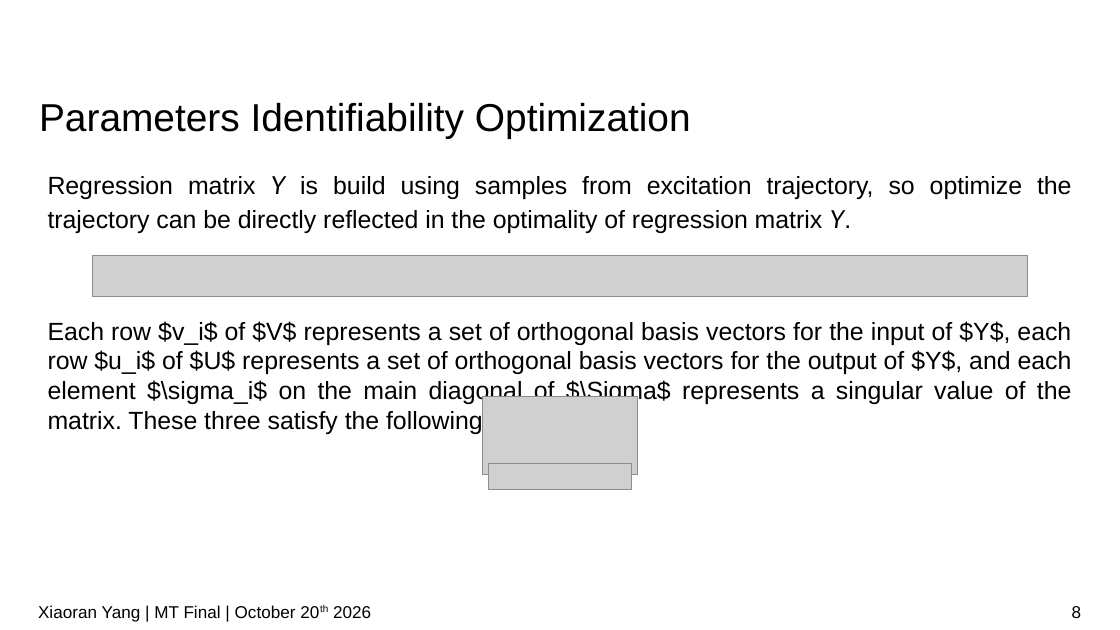
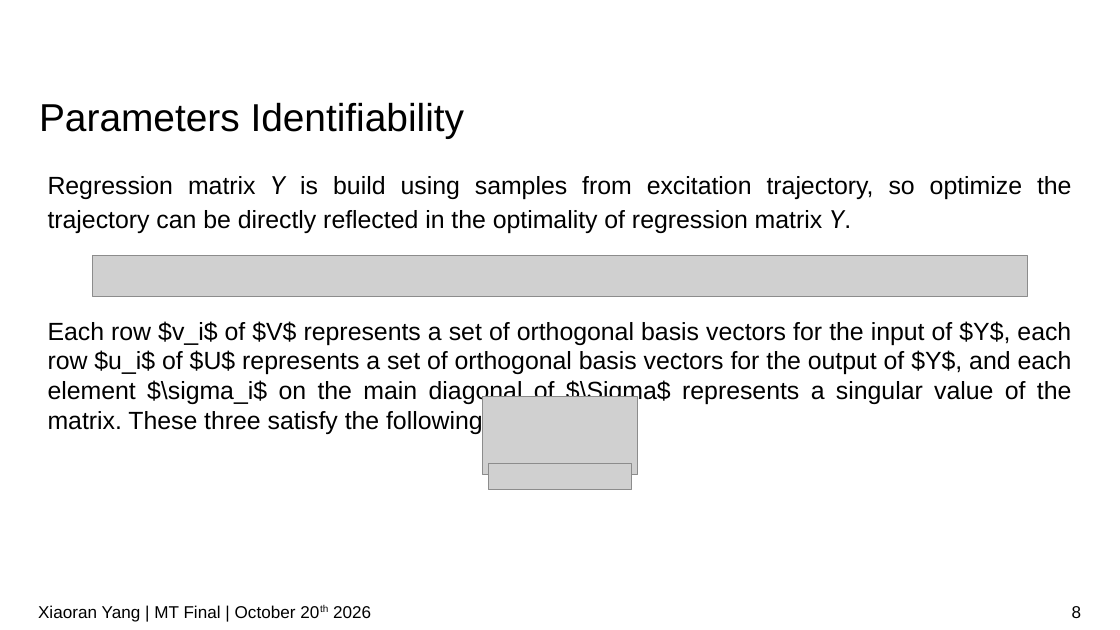
Before and after one commit to IDoccupled/identification, a slide deck: slide 8 of presentation/presentation.odp. Drawn at 1120x630 pixels with LibreOffice and Linux fonts; fonts in the diff are those of the drawing; grey boxes stand for pictures; background and template pictures are left out. Boxes give left, top, right and bottom in pixels: in the first picture for what was removed or moved away, otherwise in the second. Text is boxed around its words. In the diff, an @@ line names an element or a change of style, - is before the commit and + after.

```diff
--- a/presentation/presentation.odp
+++ b/presentation/presentation.odp
@@ title at bbox=[39, 102, 465, 138]: text changed @@
-Parameters Identifiability Optimization
+Parameters Identifiability
```
Also in this commit, not shown: 13 other slides changed, 2 slides added, 1 slide removed.
